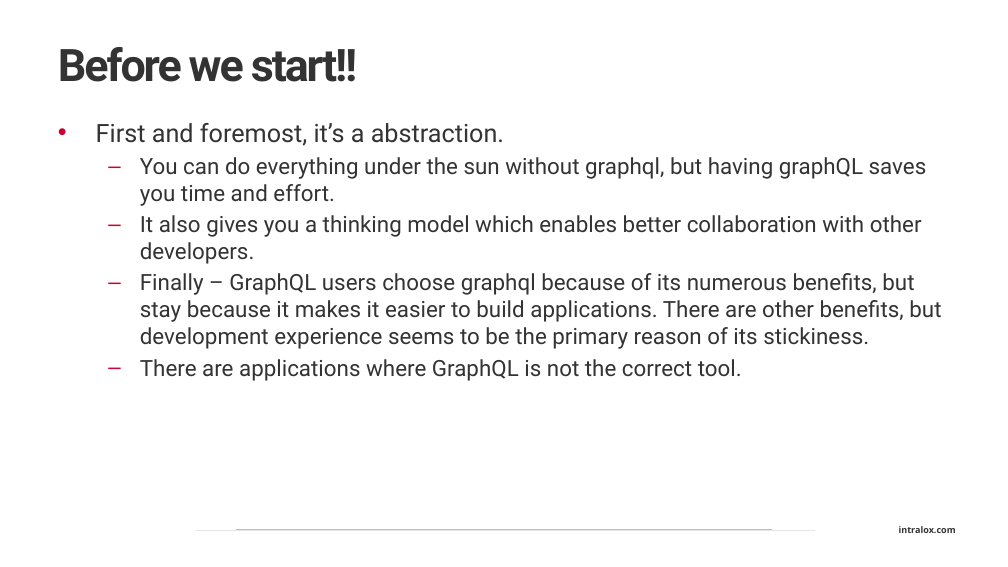
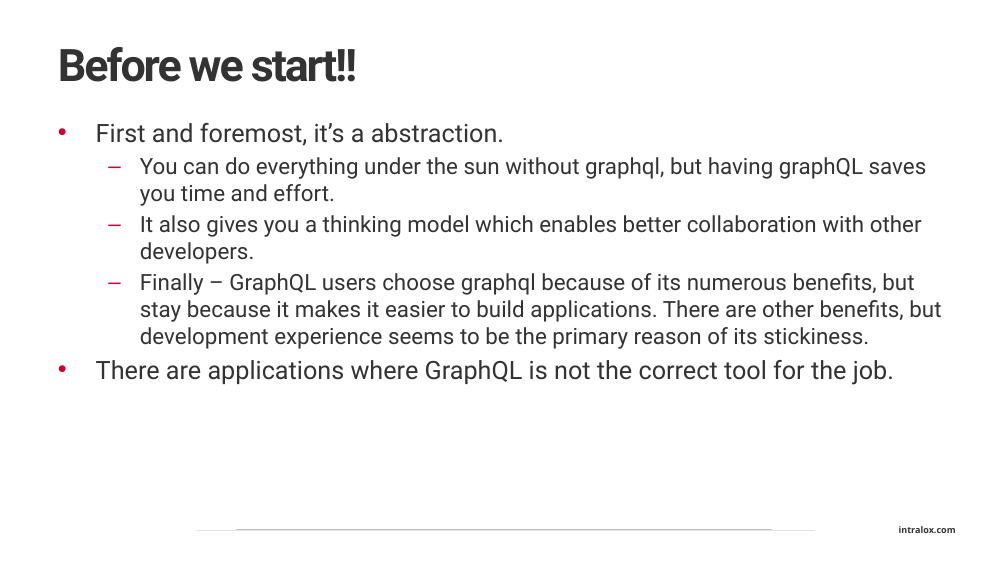
Before and after one commit to NPDSoftwareDev/graphql-presentation, a slide deck: slide 2 of graphql Introduction.pptx. Drawn at 1008x567 pixels with LibreOffice and Linux fonts; fonts in the diff are those of the drawing; background and template pictures are left out. Boxes give left, top, right and bottom in pixels: in the first picture for what was removed or moved away, otherwise in the second. Text is boxed around its words. In the diff, an @@ line names an element or a change of style, - is before the commit and + after.

```diff
--- a/graphql Introduction.pptx
+++ b/graphql Introduction.pptx
@@ text at (96,360,894,385): text changed; size 21.3 to 24 pt @@
-  – There are applications where GraphQL is not the correct tool.
+• There are applications where GraphQL is not the correct tool for the job.
```
Also in this commit, not shown: 10 other slides changed.
